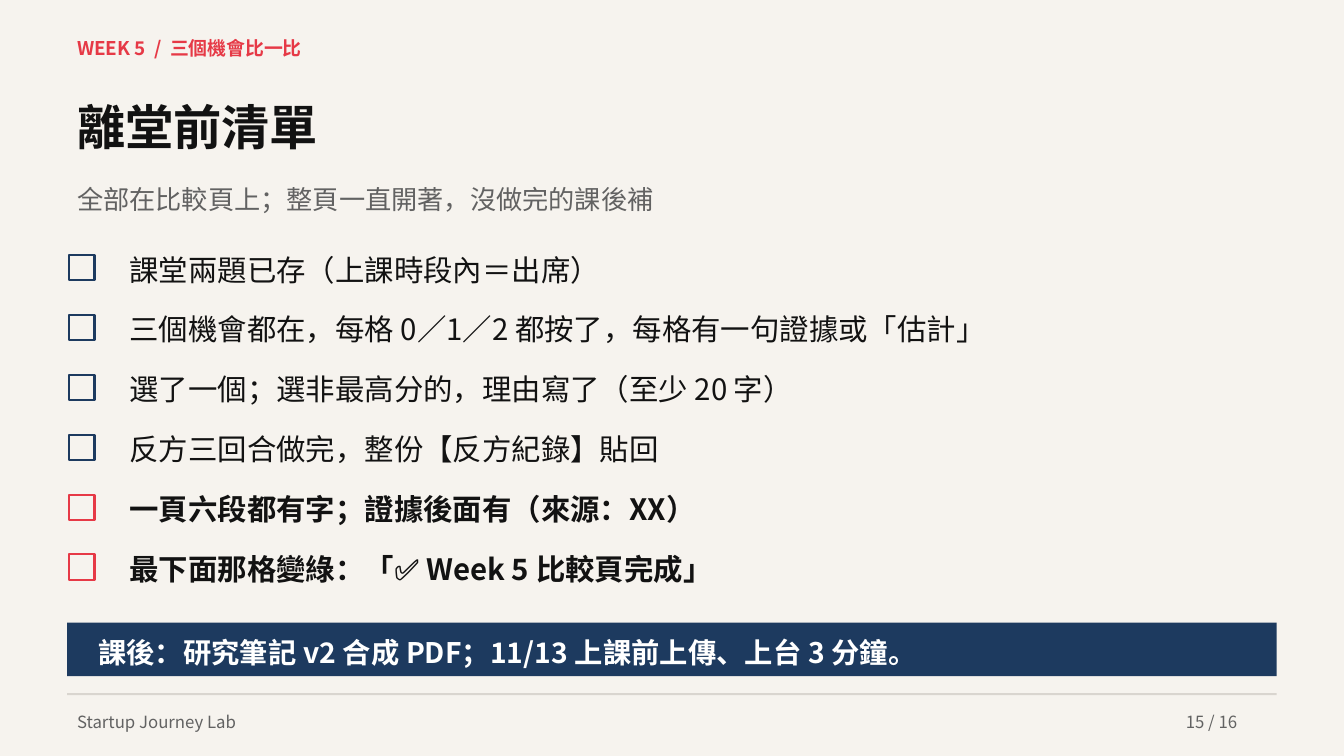
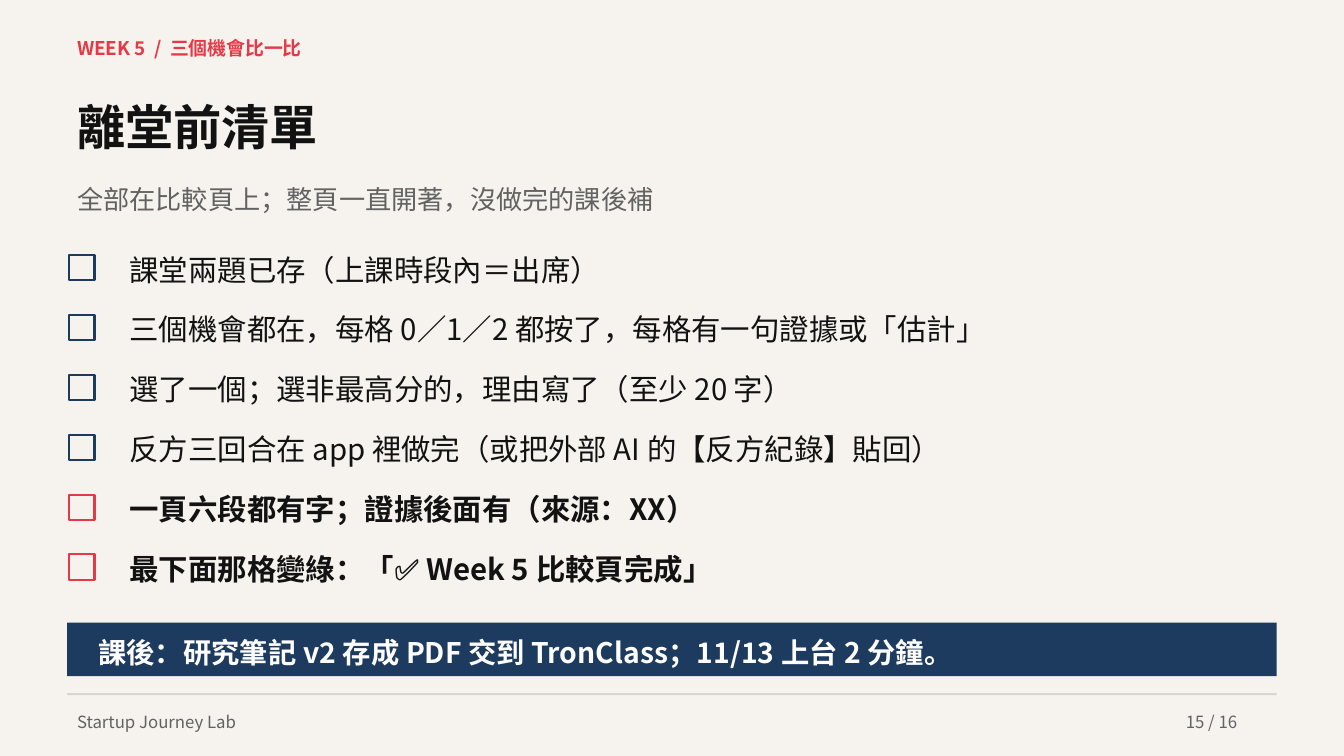
Before and after one commit to hpyuan1220/startup-journey-lab-app, a slide deck: slide 15 of materials/Week5_教學簡報.pptx. Drawn at 1344x756 pixels with LibreOffice and Linux fonts; fonts in the diff are those of the drawing. Boxes give left, top, right and bottom in pixels: in the first picture for what was removed or moved away, otherwise in the second. Text is boxed around its words. In the diff, an @@ line names an element or a change of style, - is before the commit and + after.

```diff
--- a/materials/Week5_教學簡報.pptx
+++ b/materials/Week5_教學簡報.pptx
@@ text at box(130, 435, 941, 467): text changed @@
-反方三回合做完，整份【反方紀錄】貼回
+反方三回合在 app 裡做完（或把外部 AI 的【反方紀錄】貼回）
@@ text at box(98, 638, 953, 668): text changed @@
-課後：研究筆記 v2 合成 PDF；11/13 上課前上傳、上台 3 分鐘。
+課後：研究筆記 v2 存成 PDF 交到 TronClass；11/13 上台 2 分鐘。
```
Also in this commit, not shown: 3 other slides changed, 5 other files.
